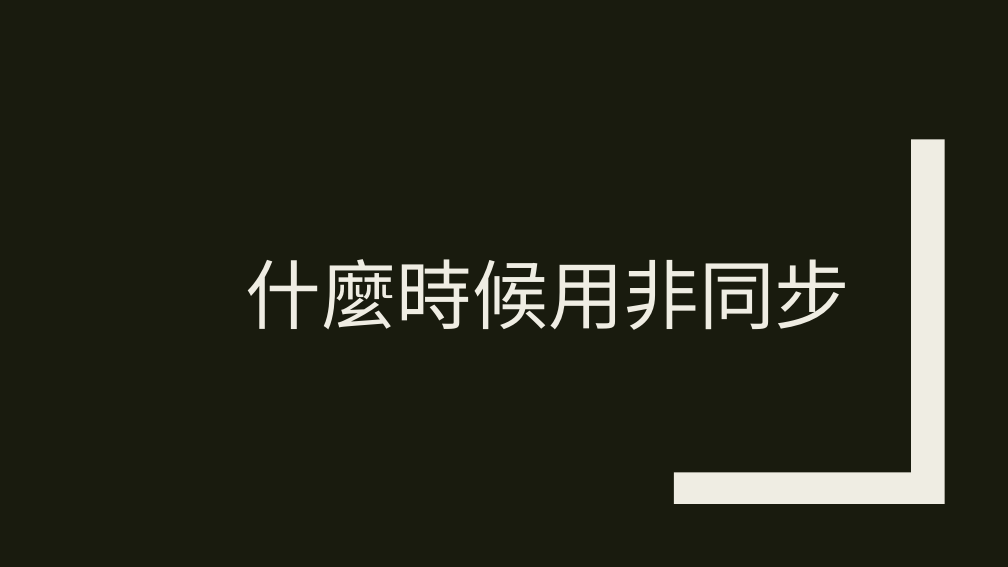
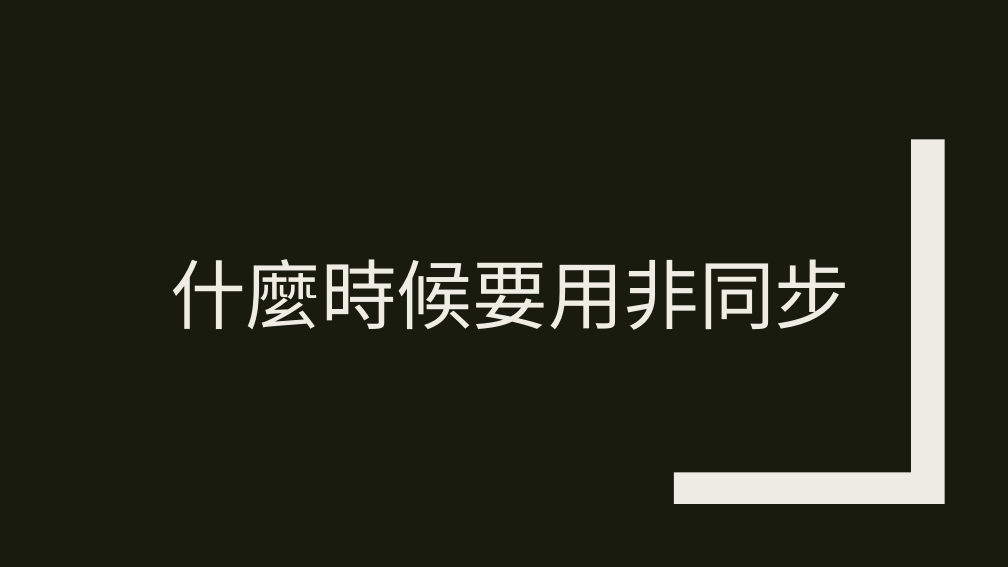
Before and after one commit to ryans610/.NET-Async-Basic, a slide deck: slide 7 of .NET非同步入門.pptx. Drawn at 1008x567 pixels with LibreOffice and Linux fonts; fonts in the diff are those of the drawing. Boxes give left, top, right and bottom in pixels: in the first picture for what was removed or moved away, otherwise in the second. Text is boxed around its words. In the diff, an @@ line names an element or a change of style, - is before the commit and + after.

```diff
--- a/.NET非同步入門.pptx
+++ b/.NET非同步入門.pptx
@@ title at [170, 259, 850, 330]: text changed @@
-什麼時候用非同步
+什麼時候要用非同步
```
Also in this commit, not shown: 5 other slides changed, 2 slides added.
